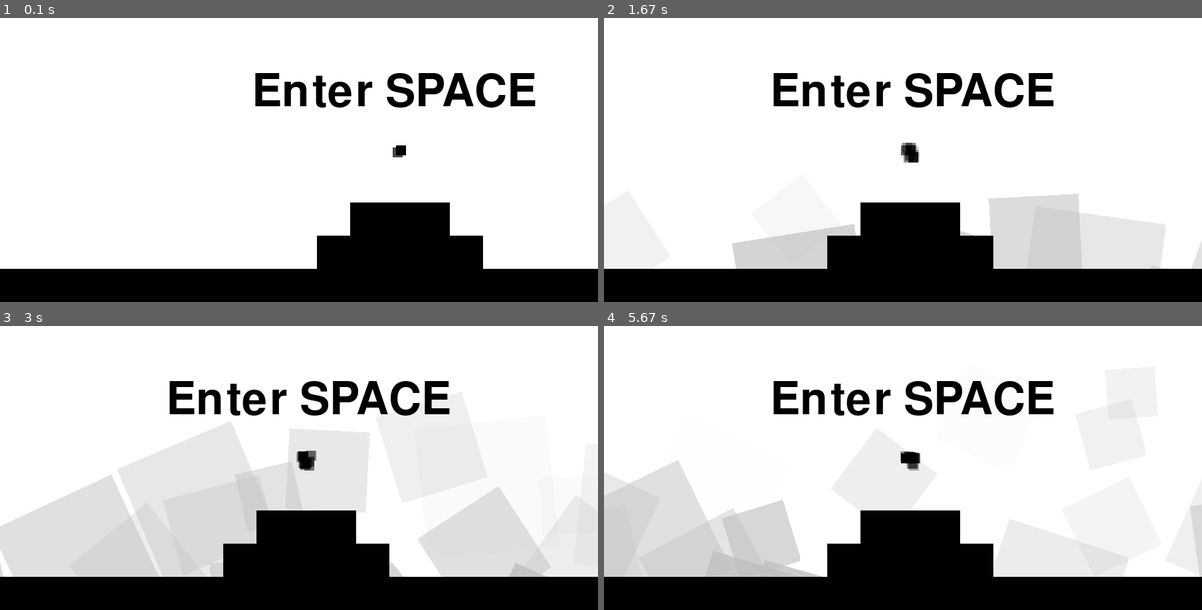
Above: before the commit, frames 1-4 (two rows, left to right).
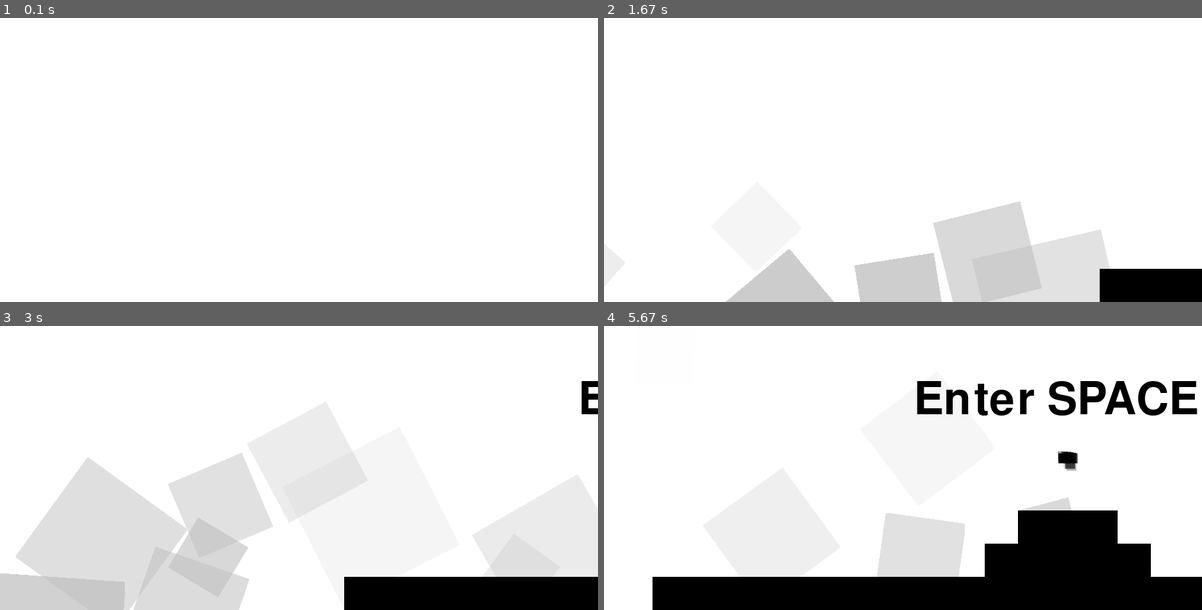
Above: after the commit, the same moments.

Repository: AtoKashinoki/NonCrect
Game: pygame game, started from tests/run.py
Same seed, same stepped clock (60 frames per second), same inputs: the game is played once before the commit and once after it.
Inputs:
- Up to frame 1 (0.1 s): no input
- Up to frame 2 (1.67 s): no input
- Up to frame 3 (3 s): no input
- Up to frame 4 (5.67 s): no input

The runs differ from the first frame. In frame 1, 20% of the frame differs, in the area x 0-100%, y 19-100%; in frame 2, 21%; in frame 3, 19%; in frame 4, 24%.

Commit message:
Completed game

Diff:
--- a/src/NonCrect/Camera.py
+++ b/src/NonCrect/Camera.py
@@ -14,9 +14,9 @@
     @property
     def master(self): return self.__master
 
-    def __init__(self, master: pg.Surface):
+    def __init__(self, master: pg.Surface, pos):
         self.__master = master
-        super().__init__((0, 0), master.get_size())
+        super().__init__(pos, master.get_size())
         self.target = NoneType((0, 0), master.get_size())
         self.limiting = [False, True]
         return
--- a/src/NonCrect/Engine.py
+++ b/src/NonCrect/Engine.py
@@ -9,6 +9,7 @@
     BackGround,
     Unseen,
     Texts, CheckPoint, BackRect,
+    Goal, StartCameraWork
 )
 from .Camera import Camera
 
@@ -18,7 +19,7 @@
 ]
 
 lands_units = [
-    (-18, 1, 24+18, 1),
+    (0, 1, 24, 1),
     (10, 2, 5, 1),
     (11, 3, 3, 1),
     (25, 1, 8, 1),
@@ -46,12 +47,6 @@
     )
     for i in range(22)
 ] + [
-    (112, 24, 4, 1),
-    (111, 27, 1, 3),
-    (116, 27, 1, 3),
-    (113, 26, 2, 1),
-    (112, 28, 4, 1),
-] + [
     (119+i*3, 21, 1, 1)
     for i in range(5)
 ]
@@ -59,7 +54,7 @@
 
 back_rect_units = [
     (114-i%2, 2+(i*3), 1, 3)
-    for i in range(8)
+    for i in range(9)
 ]
 
 spawn_point = (12, 5)
@@ -70,6 +65,10 @@
     (105, 3, 1, 1),
 ]
 
+goal_units = [
+    (136, 22, 1, 1),
+]
+
 kill_units = [
     (18*i, -1, 18, 1)
     for i in range(10)
@@ -94,6 +93,11 @@
 check_point = [
     CheckPoint(check_point_unit)
     for check_point_unit in check_point_units
+]
+
+goals = [
+    Goal(unit)
+    for unit in goal_units
 ]
 
 kills = [
@@ -105,13 +109,19 @@
     fps = None
     size = None
     objects: list = None
+    charactor = None
 
     def __init__(self, fps = 60):
         self.fps = fps
         self.size = (900, 600)
         self.objects = [BackGround(), Texts()] + \
                        unseen + lands + kills + back_rects + \
-                       check_point
+                       check_point + goals + [StartCameraWork((-550, 600))]
+        self.spawn_point = spawn_point
+        self.goal = False
+        self.c = 0
+        self.start = True
+        self.charactor = None
         return
 
     def __start__(self, camera):
@@ -122,7 +132,6 @@
         return
 
     def __update__(self, events: list[pg.event.Event], delta_t, camera) -> int | None:
-        global spawn_point
         for event in events:
             if event.type == pg.QUIT:
                 return -1
@@ -130,14 +139,30 @@
                 self.__key_down__(event.key)
                 ...
             ...
+
         [obj.__update__(pg.key.get_pressed(), delta_t, self.objects, camera) for obj in self.objects]
         chars = [obj for obj in self.objects if isinstance(obj, Charactor)]
-        if not len(chars) == 0: spawn_point = chars[0].spawn_point
+        if not len(chars) == 0:
+            self.spawn_point = chars[0].spawn_point
+            self.goal = chars[0].goal
+            ...
+        else:
+            if self.goal: self.c += 1
+            if self.c > 180:
+                return -1
+            ...
         self.objects = [obj for obj in self.objects if not obj.killing]
-        if not Charactor in map(type, self.objects):
-            charactor = Charactor(spawn_point)
-            self.objects.append(charactor)
-            camera.set_target(charactor)
+        if self.start and StartCameraWork not in map(type, self.objects):
+            self.start = False
+            ...
+        if not Charactor in map(type, self.objects) and not self.goal:
+            self.charactor = Charactor(self.spawn_point)
+            self.objects.append(self.charactor)
+            ...
+        if not self.start:
+            camera.set_target(self.charactor)
+            camera.limiting[0] = True
+            self.charactor.control = True
             ...
 
         return
@@ -154,8 +179,8 @@
         one_ft = 1/self.fps
         pre_ft = time()
 
-        camera = Camera(pg.display.set_mode(self.size))
-        camera.set_target(self.objects[0])
+        camera = Camera(pg.display.set_mode(self.size), (-1000, 0))
+        camera.set_target(self.objects[-1])
 
         self.__start__(camera)
 
@@ -168,6 +193,7 @@
             pre_ft = now_t
 
             self.__render__(camera)
+
             op = self.__update__(pg.event.get(), one_ft, camera)
 
             if op is not None:
--- a/src/NonCrect/objects.py
+++ b/src/NonCrect/objects.py
@@ -57,12 +57,14 @@
 class Afterimage(Object):
 
     alpha = None
+    rand = None
 
     def __init__(self, position, size, time):
         super().__init__(position, size)
         self.__surface__.fill((0, 0, 0, 192))
         self.alpha = 192
         self.rm_alpha = self.alpha/(60*time)
+        self.rand = randrange(10, 20)/10
         return
 
     def __start__(self, camera): ...
@@ -72,7 +74,11 @@
         if self.alpha <= 0:
             return False
         return True
-
+    def __up__(self):
+        self.position[1] -= self.rand
+        return
+
+    ...
 
 
 class Charactor(Object):
@@ -85,6 +91,7 @@
     spawn = None
     spawn_point = None
     control = None
+    goal = None
 
     def get_spawn_point(self): return self.spawn_point
 
@@ -100,7 +107,8 @@
         self.death_f = False
         self.spawn = True
         self.spawn_point = pos_unit
-        self.control = True
+        self.control = False
+        self.goal = False
         return
 
     def __start__(self, camera): ...
@@ -128,6 +136,10 @@
             if afterimage.__update__(key_pressed, delta_t, objects, camera)
         ]
 
+        if self.goal:
+            [afterimage.__up__() for afterimage in self.afterimages]
+            ...
+
         if self.death_f:
             if len(self.afterimages) == 0: self.kill()
             return
@@ -199,6 +211,10 @@
                 self.rect[:2] = self.position
                 for land in lands:
                     if self.rect.colliderect(land.rect):
+                        if isinstance(land, Goal):
+                            self.goal = True
+                            self.death()
+                            continue
                         if isinstance(land, CheckPoint):
                             self.spawn_point = land.pos_unit
                             continue
@@ -344,7 +360,7 @@
 class BackGround(Object):
 
     delta_ts = None
-    gen_t = 0.1
+    gen_t = 0.2
     objects = None
 
     def __init__(self):
@@ -359,8 +375,9 @@
         self.delta_ts += delta_t
         if self.delta_ts > self.gen_t:
             self.objects.append(BackGroundRect(camera))
-            self.delta_ts = 0
-            ...
+            self.delta_ts -= self.gen_t
+            ...
+
         self.objects = [
             obj
             for obj in self.objects
@@ -417,6 +434,7 @@
         self.add_text("\Check point/", (1800, 350), 100)
         self.add_text("Enter R", (2900, 250), 100)
         self.add_text("Restart", (2900, 350), 100)
+        self.add_text("Goal->", (6000, -450), 100)
         self.Tutorial = copy(self.texts)
         self.texts = []
 
@@ -433,7 +451,7 @@
                 ...
             self.texts = self.Spawn
             ...
-        if key_pressed[pg.K_SPACE]:
+        if key_pressed[pg.K_SPACE] and self.charactor.control:
             self.texts = self.Tutorial
             ...
         return
@@ -507,3 +525,97 @@
     def __update__(self, key_pressed, delta_t, objects, camera): ...
 
     ...
+
+
+class GoalRect(Object):
+
+    base_position = None
+    __base_surface__ = None
+    angle = None
+    roto = None
+    alpha = None
+
+    def __init__(self, rect_unit, roto):
+        super().__init__(
+            [rect_unit[0] * 50, (rect_unit[1] - 12) * -50],
+            [s * 50 for s in rect_unit[2:]]
+        )
+        self.base_position = deepcopy(self.position)
+        self.__base_surface__ = pg.Surface(self.size)
+        self.__base_surface__.fill("Gray")
+        self.alpha = 127
+        self.angle = 0
+        self.roto = roto
+        return
+
+    def __start__(self, camera): ...
+    def __update__(self, key_pressed, delta_t, objects, camera):
+        self.__surface__ = pg.transform.rotozoom(
+            self.__base_surface__, self.angle, 1
+        )
+        self.__surface__.set_colorkey("Black")
+        rect = self.__surface__.get_rect()
+        self.position = [
+            bp + ss//2 - rc
+            for bp, ss, rc in zip(self.base_position, self.size, rect.center)
+        ]
+        self.__surface__.set_alpha(self.alpha)
+        self.angle += self.roto
+        return True
+
+    ...
+
+
+class Goal(Land):
+
+    objects = None
+
+    def __init__(self, land_unit):
+        self_land_unit = list(land_unit)
+        self_land_unit[2:] = [lu*0.50 for lu in land_unit[2:]]
+        self_land_unit[:2] = [
+            lp+ls/a
+            for lp, ls, a in zip(
+                self_land_unit[:2], self_land_unit[2:], (2, -2)
+            )
+        ]
+        super().__init__(self_land_unit)
+        self.objects = [GoalRect(land_unit, i) for i in range(-1, 2, 2)]
+        return
+
+    def __start__(self, camera): ...
+    def __update__(self, key_pressed, delta_t, objects, camera):
+        self.objects = [
+            obj
+            for obj in self.objects
+            if obj.__update__(key_pressed, delta_t, objects, camera)
+        ]
+        return
+    def __render__(self, master):
+        [obj.__render__(master) for obj in self.objects]
+        return
+
+    ...
+
+
+class StartCameraWork(NoneType):
+
+    def __init__(self, position):
+        super().__init__(position, (0, 0))
+        return
+
+    def __update__(self, key_pressed, delta_t, objects, camera):
+        chars = [obj for obj in objects if isinstance(obj, Charactor)]
+        if len(chars) == 0: return
+        char = chars[0]
+        self.movement = [
+            3*(cp-sp)/abs(cp-sp) if 3 < abs(cp-sp) else
+            (cp-sp)/abs(cp-sp) if 0 < abs(cp-sp) else
+            0
+            for sp, cp in zip(self.position, char.position)
+        ]
+        self.position = [p+m for p, m in zip(self.position, self.movement)]
+        if sum(map(int, (map(abs, self.movement)))) == 0:
+            self.killing = True
+            ...
+        return
